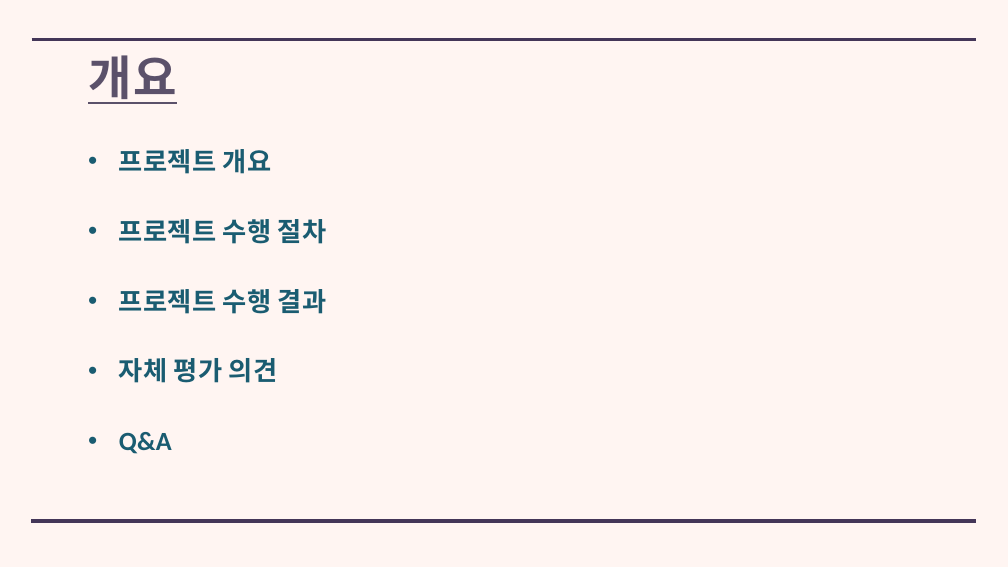
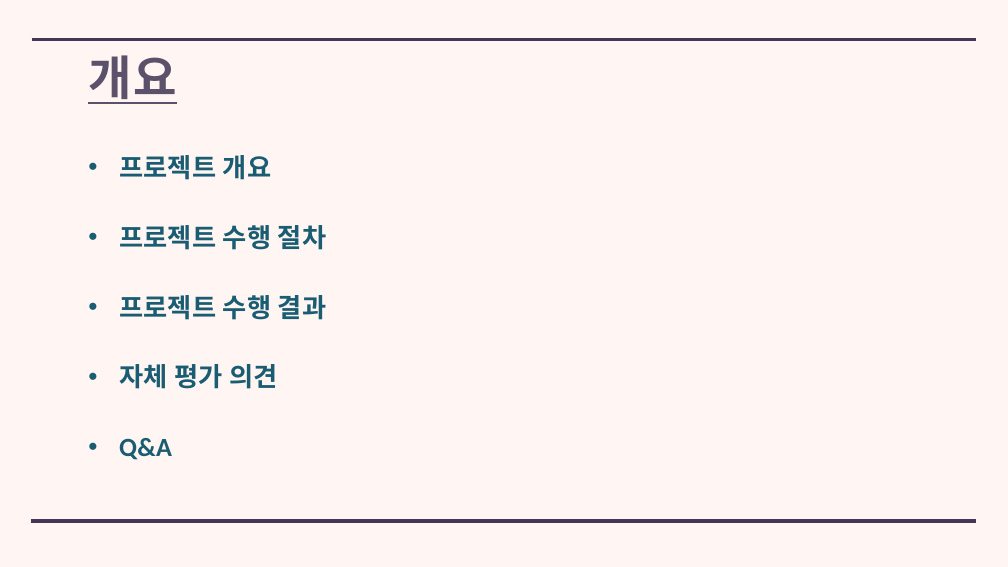
Before and after one commit to kuk0901/WingSpringBoot, a slide deck: slide 5 of ppt/WING_ 발표 PPT.pptx (slide 4 before the commit). Drawn at 1008x567 pixels with LibreOffice and Linux fonts; fonts in the diff are those of the drawing. Boxes give left, top, right and bottom in pixels: in the first picture for what was removed or moved away, otherwise in the second. Text is boxed around its words. In the diff, an @@ line names an element or a change of style, - is before the commit and + after.

```diff
--- a/ppt/WING_ 발표 PPT.pptx
+++ b/ppt/WING_ 발표 PPT.pptx
@@ text "프로젝트 개요": place and size @@
-text "프로젝트 개요" at (119, 149, 327, 454)
+text "프로젝트 개요" at (119, 155, 327, 460)
```
Also in this commit, not shown: 7 other slides changed, 5 slides added, 1 slide removed, 41 other files.
